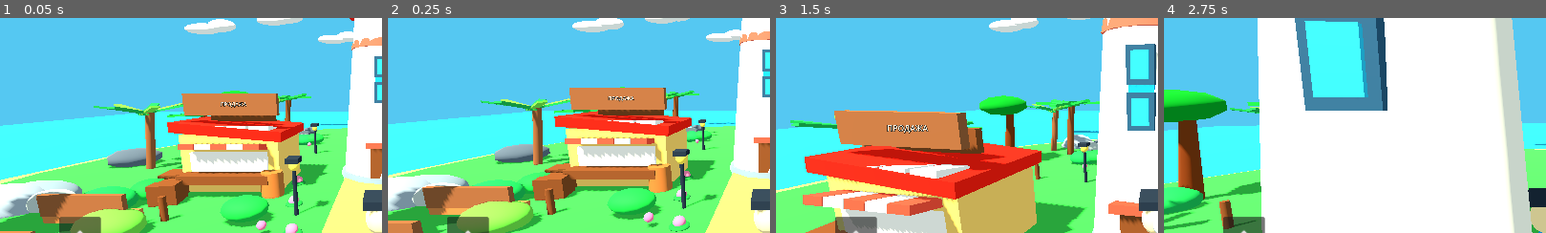
Above: before the commit, frames 1-4 (left to right).
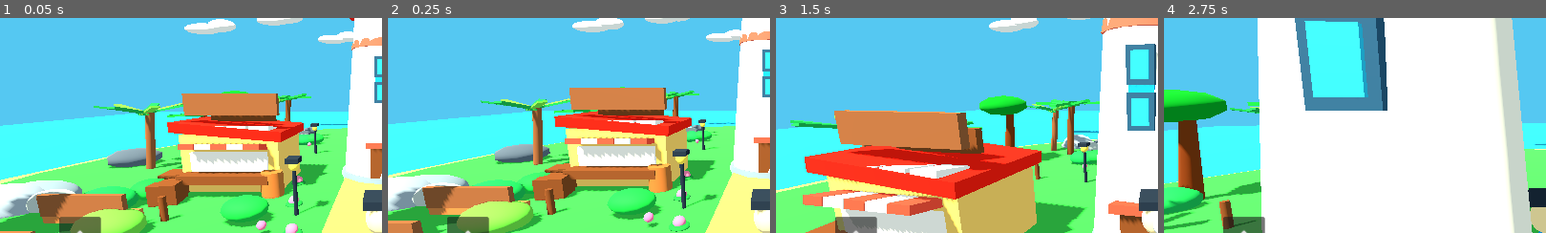
Above: after the commit, the same moments.

Repository: ksotik22/Catch-a-Mutant
Game: Godot game, scene res://scenes/main.tscn
Two runs of this game, one before a commit and one after it. Both use one fixed random seed, a clock stepped at 60 frames per second and the inputs below.
Inputs (mouse positions are % of the whole screen's width and height, from its top left):
- Up to frame 1 (0.05 s): no input
- Up to frame 2 (0.25 s): no input
- Up to frame 3 (1.5 s): move the mouse to (55, 50) at 0.52 s; hold E 0.53-1.28 s; hold W from 0.53 s (still down); click (55, 50) at 0.67 s; tap Space at 0.77 s; move the mouse to (45, 50) at 1.27 s; tap E at 1.35 s
- Up to frame 4 (2.75 s): keep holding W; tap Space at 1.52 s; move the mouse to (52, 48) at 2.02 s; hold E from 2.03 s (still down)
The pictures show only the part of the screen within x 0-50%, y 22-72%; the shares and areas given below are measured in that part.

The runs differ from the first frame. In frame 1, 0.1% of the frame differs, in the area x 57-65%, y 39-42%; in frame 2, 0.1%; in frame 3, 0.3%, in the area x 29-40%, y 49-54%; in frame 4, nothing differs.

Commit message:
Fix shop sign text scale

Diff:
--- a/scripts/shop_label_style.gd
+++ b/scripts/shop_label_style.gd
@@ -10,12 +10,12 @@
     if root == null:
         return
     for node in root.get_children():
-        if node is Label3D and (node.text == "МАГАЗИН" or node.text == "УЛУЧШЕНИЯ"):
-            node.font_size = 18
+        if node is Label3D and (node.text == "МАГАЗИН" or node.text == "УЛУЧШЕНИЯ" or node.text == "ПРОДАЖА"):
+            node.font_size = 30
             node.modulate = Color("fff4d6")
             node.outline_modulate = Color("20242b")
-            node.outline_size = 6
+            node.outline_size = 5
             node.billboard = BaseMaterial3D.BILLBOARD_ENABLED
             node.no_depth_test = false
-            node.fixed_size = true
-            node.pixel_size = 0.0014
+            node.fixed_size = false
+            node.pixel_size = 0.0055
